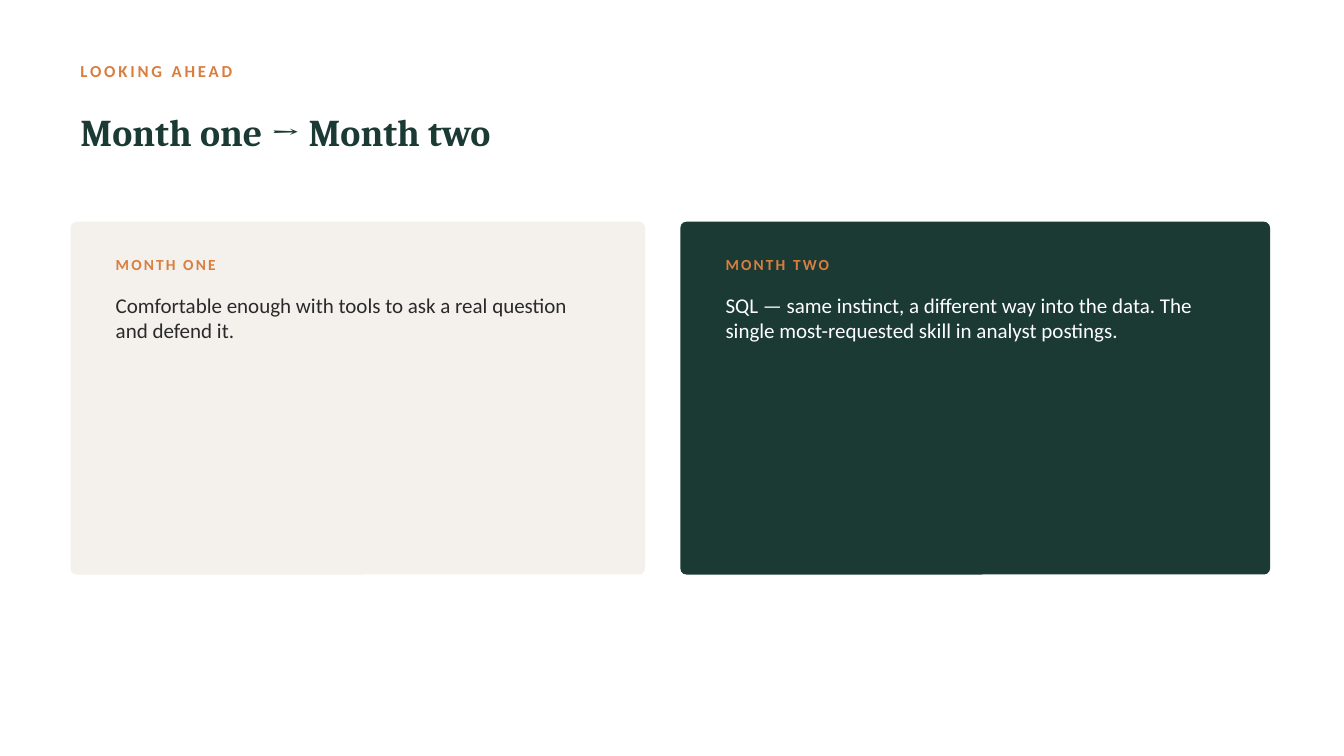
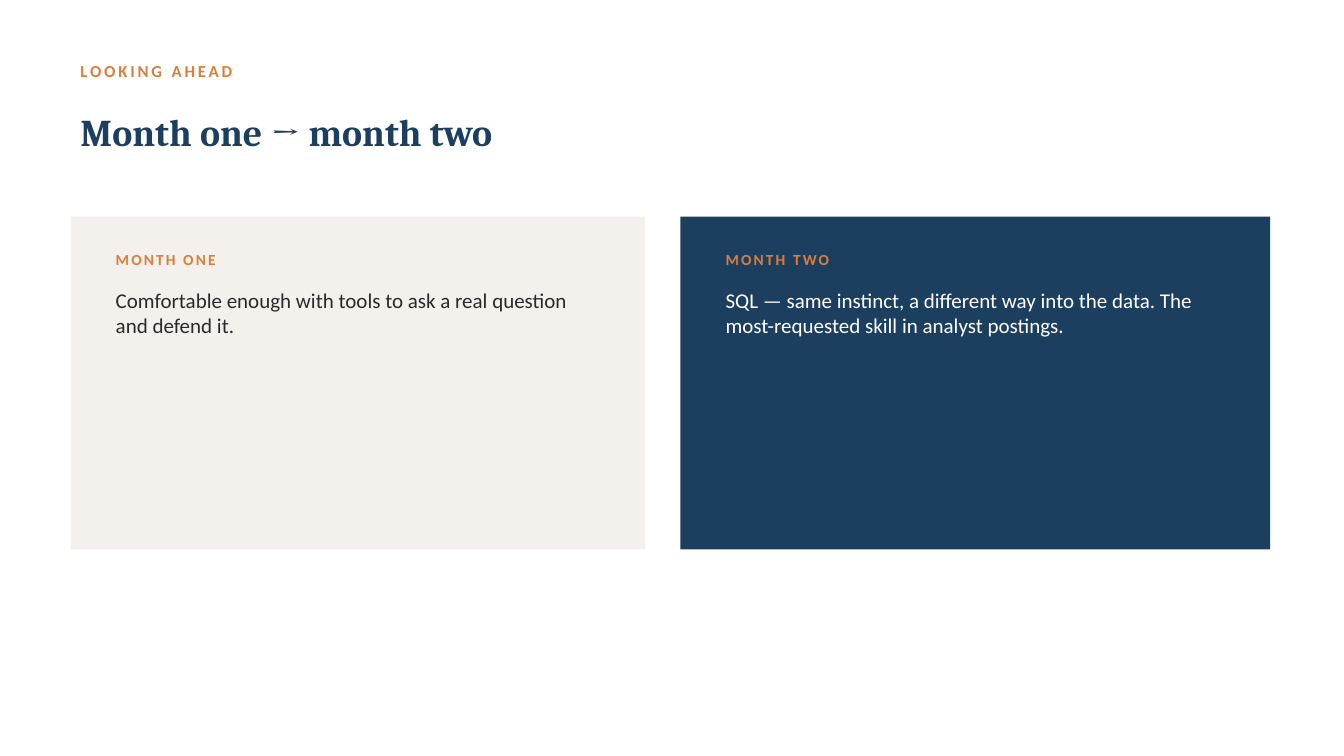
Before and after one commit to Zahi-Rahman/DSDG-Data-Analytics-Branch, a slide deck: slide 5 of week-04-mini-project-review/slides/week-04-slides.pptx (slide 6 before the commit). Drawn at 1344x756 pixels with LibreOffice and Linux fonts; fonts in the diff are those of the drawing. Boxes give left, top, right and bottom in pixels: in the first picture for what was removed or moved away, otherwise in the second. Text is boxed around its words. In the diff, an @@ line names an element or a change of style, - is before the commit and + after.

```diff
--- a/week-04-mini-project-review/slides/week-04-slides.pptx
+++ b/week-04-mini-project-review/slides/week-04-slides.pptx
@@ text at [80, 119, 492, 147]: text changed; text colour #1B3A34 to #1C3F60 @@
-Month one → Month two
+Month one → month two
@@ rectangle: place and size @@
-rectangle at [71, 222, 645, 575]
+rectangle at [71, 217, 645, 549]
@@ rectangle at [71, 217, 645, 549]: rounded rectangle to rectangle @@
@@ rectangle: place and size @@
-rectangle at [681, 222, 1270, 575]
+rectangle at [681, 217, 1270, 549]
@@ rectangle at [681, 217, 1270, 549]: rounded rectangle to rectangle; fill #1B3A34 to #1C3F60 @@
@@ 3 texts: place and size @@
-3 texts at [116, 260, 829, 338]
+3 texts at [116, 255, 829, 333]
@@ text at [726, 293, 1192, 337]: text changed @@
-SQL — same instinct, a different way into the data. The single most-requested skill in analyst postings.
+SQL — same instinct, a different way into the data. The most-requested skill in analyst postings.
```
Also in this commit, not shown: 4 other slides changed, 1 slide added, 2 slides removed, 4 other files.
